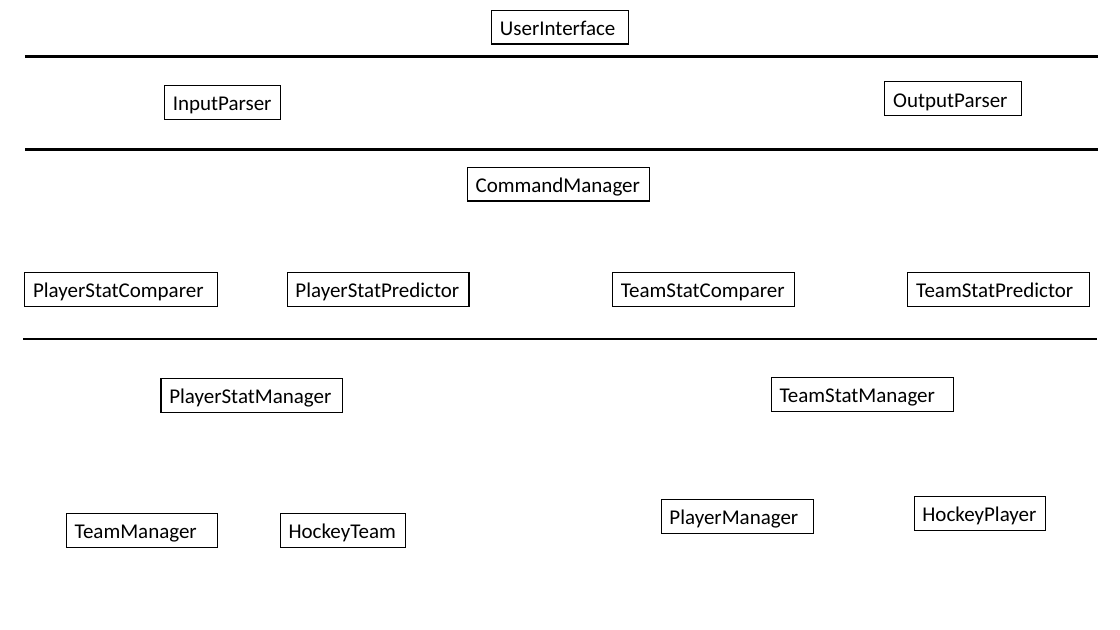
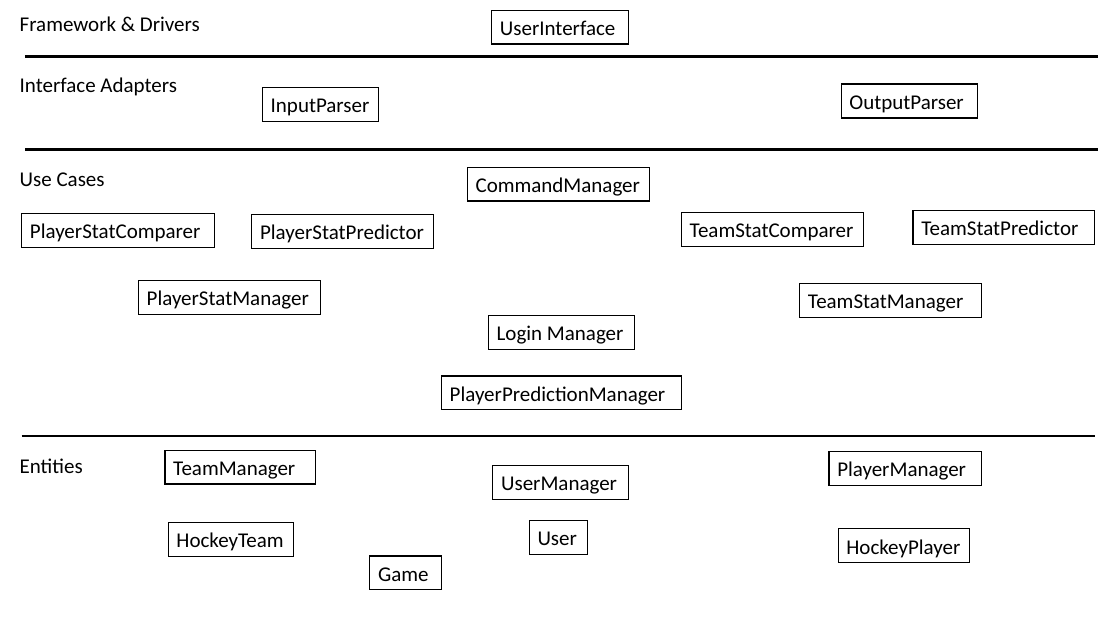
Before and after one commit to CSC207-UofT/course-project-sports-agents, a slide deck: slide 24 of IsaiahCRC.pptx (slide 19 before the commit). Drawn at 1120x630 pixels with LibreOffice and Linux fonts; fonts in the diff are those of the drawing. Boxes give left, top, right and bottom in pixels: in the first picture for what was removed or moved away, otherwise in the second. Text is boxed around its words. In the diff, an @@ line names an element or a change of style, - is before the commit and + after.

```diff
--- a/IsaiahCRC.pptx
+++ b/IsaiahCRC.pptx
@@ text added at [20, 16, 200, 31], 18 pt, text #000000 @@
+Framework & Drivers
@@ text added at [20, 77, 177, 96], 18 pt, text #000000 @@
+Interface Adapters
@@ rectangle "InputParser": place and size @@
-rectangle "InputParser" at [165, 86, 281, 119]
+rectangle "InputParser" at [262, 88, 378, 122]
@@ rectangle "OutputParser": place and size @@
-rectangle "OutputParser" at [885, 82, 1022, 116]
+rectangle "OutputParser" at [841, 84, 978, 118]
@@ text added at [20, 172, 105, 186], 18 pt, text #000000 @@
+Use Cases
@@ rectangle "PlayerStatComparer": place and size @@
-rectangle "PlayerStatComparer" at [25, 273, 218, 307]
+rectangle "PlayerStatComparer" at [22, 213, 214, 247]
@@ rectangle "PlayerStatPredictor": place and size @@
-rectangle "PlayerStatPredictor" at [287, 272, 469, 306]
+rectangle "PlayerStatPredictor" at [252, 214, 434, 248]
@@ rectangle "TeamStatComparer": place and size @@
-rectangle "TeamStatComparer" at [613, 272, 794, 306]
+rectangle "TeamStatComparer" at [681, 213, 863, 246]
@@ rectangle "TeamStatPredictor": place and size @@
-rectangle "TeamStatPredictor" at [908, 272, 1090, 306]
+rectangle "TeamStatPredictor" at [913, 210, 1095, 244]
@@ rectangle "PlayerStatManager": place and size @@
-rectangle "PlayerStatManager" at [161, 379, 343, 413]
+rectangle "PlayerStatManager" at [139, 281, 320, 314]
@@ rectangle "TeamStatManager": place and size @@
-rectangle "TeamStatManager" at [771, 377, 953, 411]
+rectangle "TeamStatManager" at [800, 284, 981, 318]
@@ rectangle added at [488, 315, 634, 349], fill #FFFFFF, outline #000000 1 pt, 18 pt, text #000000 @@
+Login Manager
@@ rectangle added at [442, 376, 682, 410], fill #FFFFFF, outline #000000 1 pt, 18 pt, text #000000 @@
+PlayerPredictionManager
@@ line moved from (24, 339) - (1096, 339) to (22, 436) - (1095, 436) @@
@@ text added at [20, 458, 83, 473], 18 pt, text #000000 @@
+Entities
@@ rectangle "TeamManager": place and size @@
-rectangle "TeamManager" at [66, 513, 218, 547]
+rectangle "TeamManager" at [165, 450, 316, 484]
@@ rectangle added at [493, 465, 628, 499], fill #FFFFFF, outline #000000 1 pt, 18 pt, text #000000 @@
+UserManager
@@ rectangle "PlayerManager": place and size @@
-rectangle "PlayerManager" at [661, 499, 814, 533]
+rectangle "PlayerManager" at [829, 452, 982, 486]
@@ rectangle "HockeyTeam": place and size @@
-rectangle "HockeyTeam" at [281, 513, 406, 547]
+rectangle "HockeyTeam" at [168, 523, 293, 556]
@@ rectangle added at [529, 521, 587, 555], fill #FFFFFF, outline #000000 1 pt, 18 pt, text #000000 @@
+User
@@ rectangle "HockeyPlayer": place and size @@
-rectangle "HockeyPlayer" at [914, 497, 1046, 530]
+rectangle "HockeyPlayer" at [839, 529, 970, 563]
@@ rectangle added at [370, 556, 441, 590], fill #FFFFFF, outline #000000 1 pt, 18 pt, text #000000 @@
+Game
```
Also in this commit, not shown: 9 other slides changed, 5 slides added.
